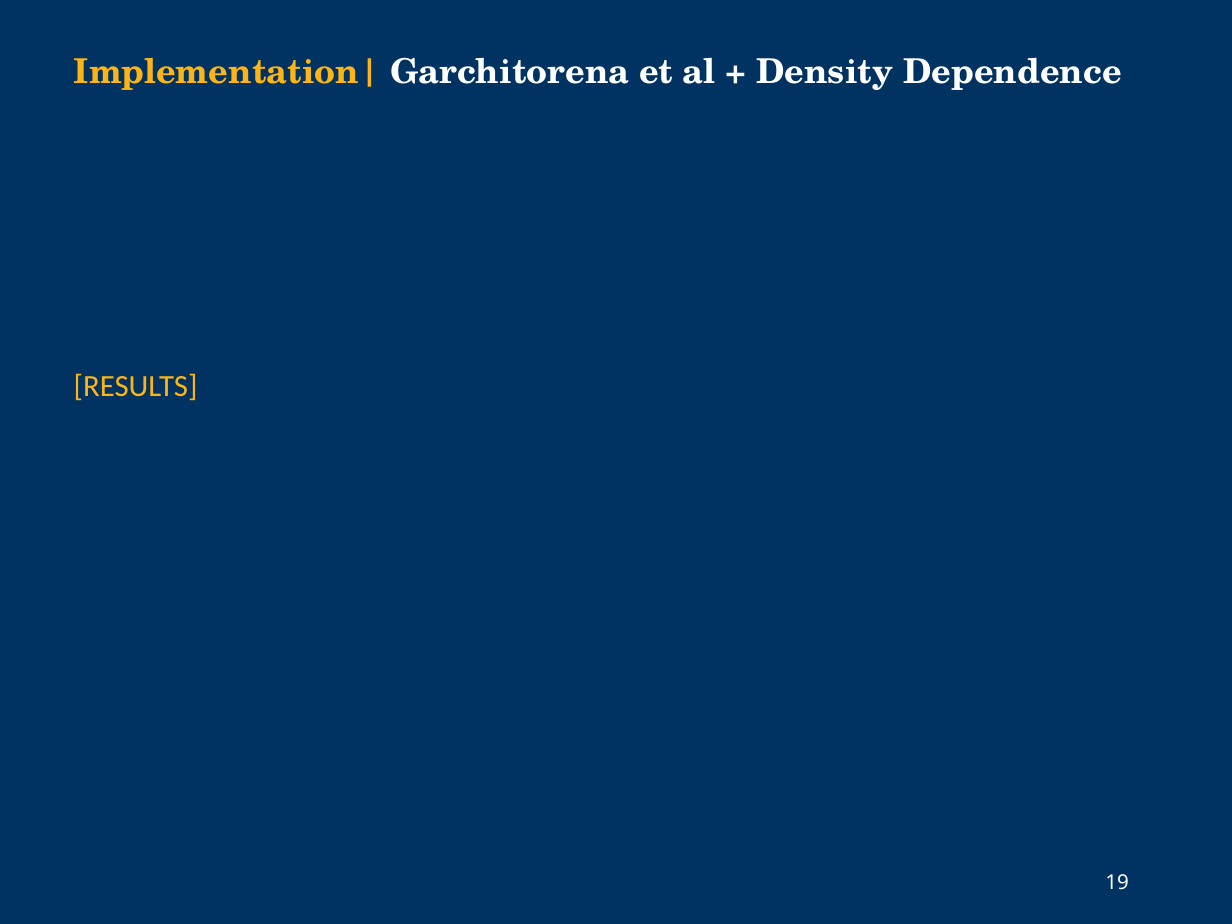
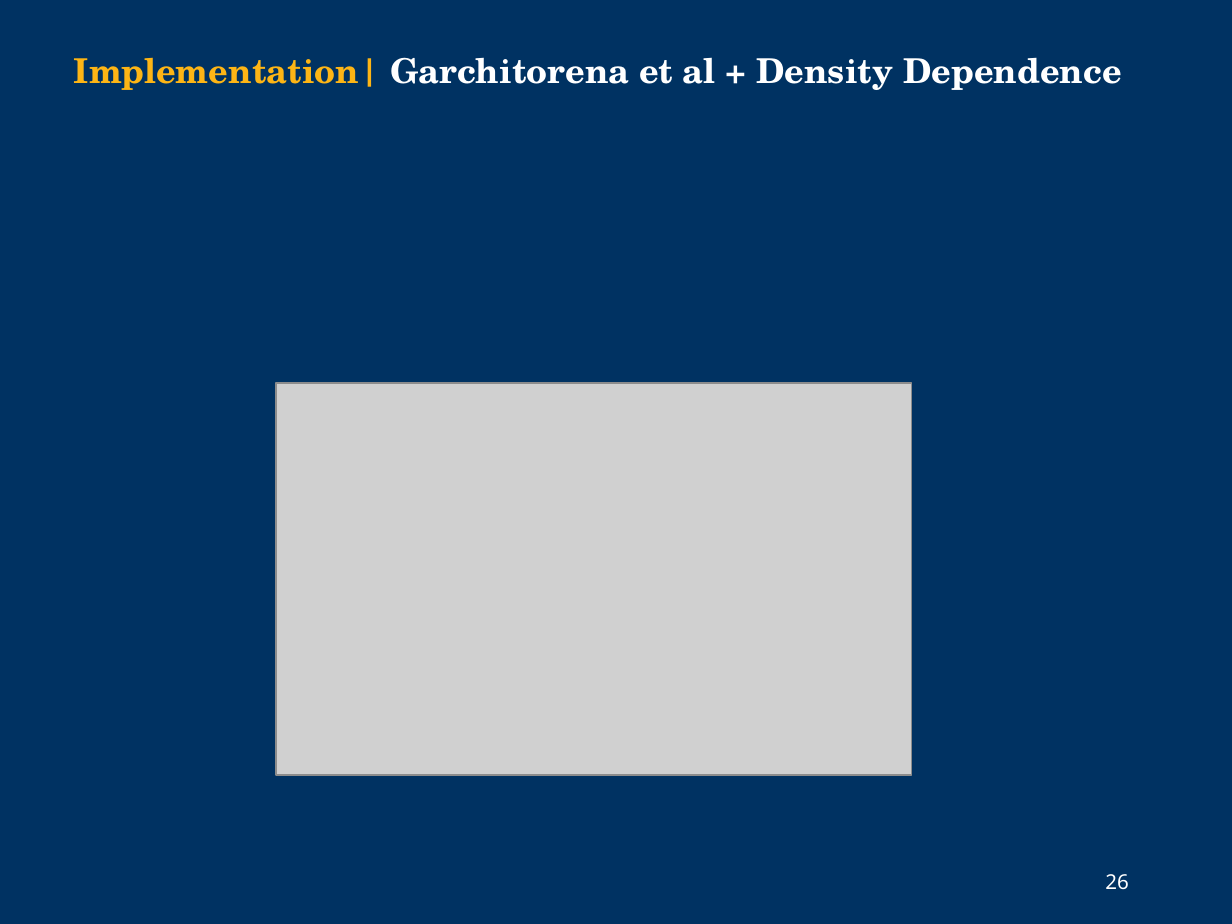
Before and after one commit to cmhoove14/DDNTD, a slide deck: slide 26 of Other/NIMBioS_2019.pptx (slide 19 before the commit). Drawn at 1232x924 pixels with LibreOffice and Linux fonts; fonts in the diff are those of the drawing; grey boxes stand for pictures; background and template pictures are left out. Boxes give left, top, right and bottom in pixels: in the first picture for what was removed or moved away, otherwise in the second. Text is boxed around its words. In the diff, an @@ line names an element or a change of style, - is before the commit and + after.

```diff
--- a/Other/NIMBioS_2019.pptx
+++ b/Other/NIMBioS_2019.pptx
@@ text removed at (74, 373, 198, 401) @@
-[RESULTS]
@@ picture added at (276, 383, 912, 775) @@
@@ page number at (1105, 874, 1128, 890): text changed @@
-19
+26
```
Also in this commit, not shown: 5 other slides changed, 14 slides added.
